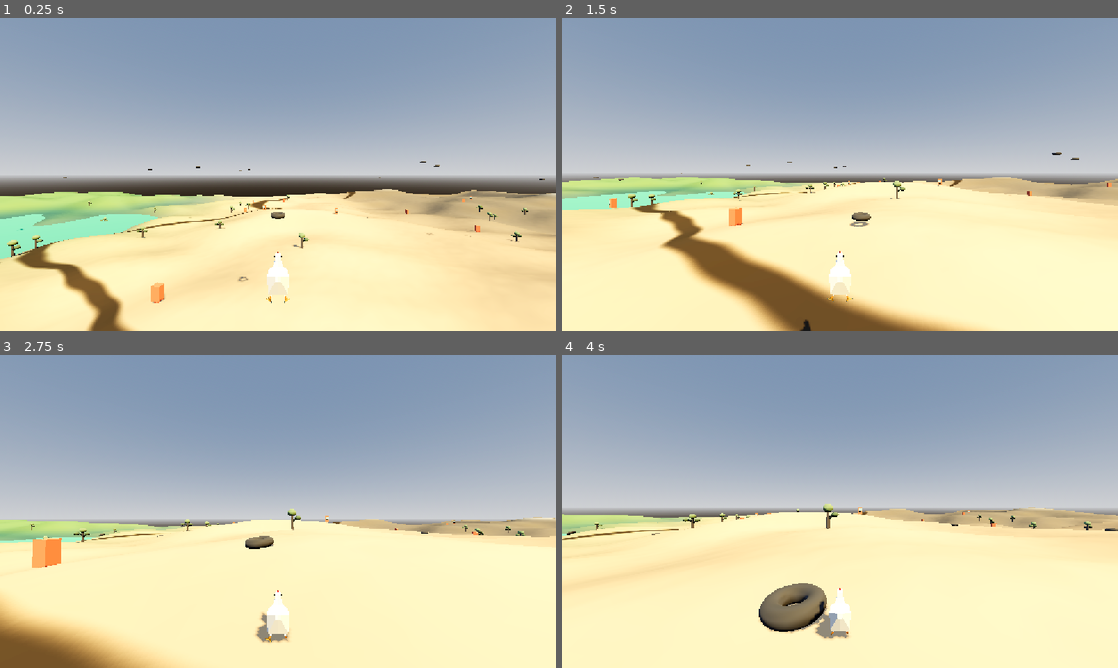
Above: before the commit, frames 1-4 (two rows, left to right).
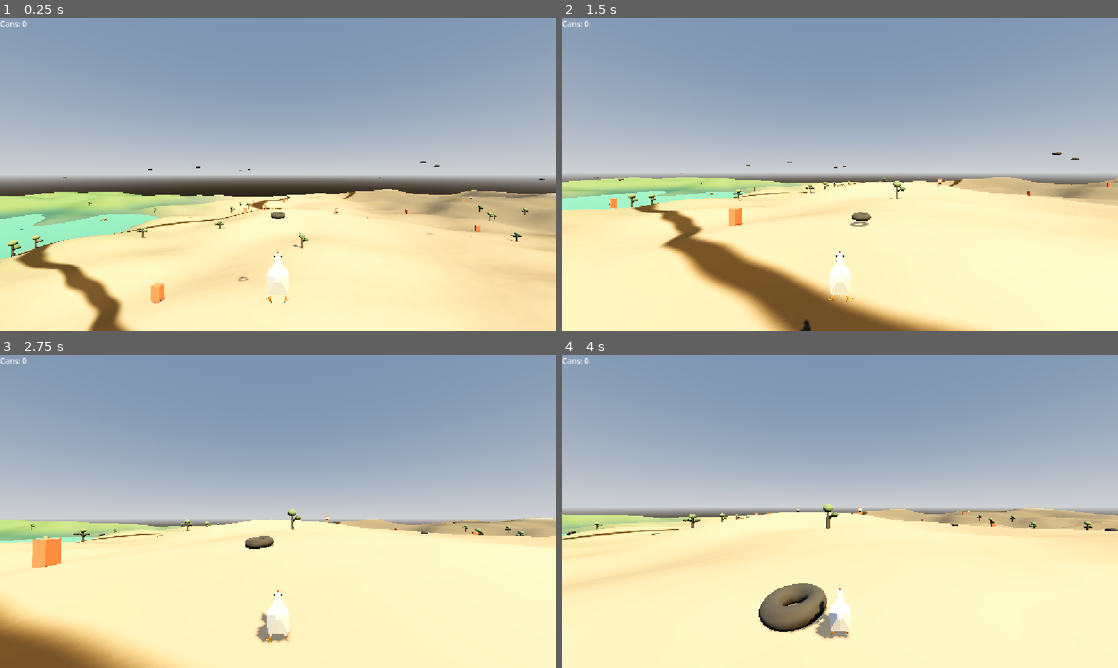
Above: after the commit, the same moments.

Repository: ayush3104/Apricity
Game: Godot game, scene res://main.tscn
Same seed, same stepped clock (60 frames per second), same inputs: the game is played once before the commit and once after it.
Inputs (mouse positions are in pixels of both pictures, inside the frame that each line leads up to):
- Up to frame 1 (0.25 s): no input
- Up to frame 2 (1.5 s): tap Enter (ui_accept) at 0.5, 0.77 s; move the mouse to (867, 174) at 0.52 s; hold E (interact, bound only after the commit) 0.53-1.28 s; hold Up (ui_up) from 0.53 s (still down); move the mouse to (812, 174) at 1.27 s; tap E (interact, bound only after the commit) at 1.35 s
- Up to frame 3 (2.75 s): keep holding Up (ui_up); tap Enter (ui_accept) at 1.52 s; move the mouse to (289, 505) at 2.02 s; hold E (interact, bound only after the commit) from 2.03 s (still down)
- Up to frame 4 (4 s): keep holding Up (ui_up); move the mouse to (834, 517) at 2.77 s; release E (interact, bound only after the commit) at 2.78 s; tap E (interact, bound only after the commit) at 2.85 s; tap Enter (ui_accept) at 3.02, 3.77 s; move the mouse to (878, 514) at 3.52 s; hold E (interact, bound only after the commit) from 3.53 s (still down)

The runs differ from the first frame. In frame 1, less than 0.1% of the frame differs, in the area x 0-5%, y 0-3%; in frame 2, less than 0.1%, in the area x 0-69%, y 0-60%; in frame 3, less than 0.1%; in frame 4, less than 0.1%.

Commit message:
a lot part 2
can collector hud

Diff:
--- /dev/null
+++ b/SodaCan.tscn
@@ -0,0 +1,27 @@
+[gd_scene format=3 uid="uid://cnev7irw5hvet"]
+
+[sub_resource type="CylinderShape3D" id="CylinderShape3D_uj04i"]
+height = 0.35
+radius = 0.12
+
+[sub_resource type="StandardMaterial3D" id="StandardMaterial3D_uj04i"]
+albedo_color = Color(0.45830935, 0.09981362, 0.1744222, 1)
+metallic = 0.3
+roughness = 0.5
+
+[sub_resource type="CylinderMesh" id="CylinderMesh_uj04i"]
+material = SubResource("StandardMaterial3D_uj04i")
+top_radius = 0.12
+bottom_radius = 0.12
+height = 0.35
+
+[node name="Node3D" type="Node3D" unique_id=1840418842]
+
+[node name="SodaCan" type="RigidBody3D" parent="." unique_id=1932353197]
+mass = 0.3
+
+[node name="CollisionShape3D" type="CollisionShape3D" parent="SodaCan" unique_id=1063902237]
+shape = SubResource("CylinderShape3D_uj04i")
+
+[node name="MeshInstance3D" type="MeshInstance3D" parent="SodaCan/CollisionShape3D" unique_id=1364284152]
+mesh = SubResource("CylinderMesh_uj04i")
--- a/candispen.gd
+++ b/candispen.gd
@@ -1,28 +1,63 @@
 extends StaticBody3D
 
 @export var can_scene: PackedScene
-@onready var dispense_point: Marker3D = get_node_or_null("DispensePoint")
-@onready var bump_zone: Area3D = get_node_or_null("BumpZone")
+@export var max_cans: int = 5
 
-var can_ready: bool = true
+@onready var interact_zone: Area3D = $InteractZone
+@onready var spawn_point: Marker3D = $CanSpawnPoint
+
+var player_nearby: bool = false
+var cans_remaining: int
 
 func _ready() -> void:
-	if bump_zone:
-		bump_zone.body_entered.connect(_on_bump)
+	cans_remaining = max_cans
+	interact_zone.body_entered.connect(_on_body_entered)
+	interact_zone.body_exited.connect(_on_body_exited)
 
-func _on_bump(body: Node3D) -> void:
-	if not can_ready or not (body is CharacterBody3D):
-		return
-	can_ready = false
-	dispense_can()
-	await get_tree().create_timer(1.2).timeout
-	can_ready = true
+func _is_player(body: Node) -> bool:
+	if body.is_in_group("player") or body.name == "Player":
+		return true
+	if body.get_parent() and (body.get_parent().is_in_group("player") or body.get_parent().name == "Player"):
+		return true
+	return false
+
+func _on_body_entered(body: Node3D) -> void:
+	if _is_player(body):
+		player_nearby = true
+
+func _on_body_exited(body: Node3D) -> void:
+	if _is_player(body):
+		player_nearby = false
+
+func _input(event: InputEvent) -> void:
+	if player_nearby and event.is_action_pressed("interact") and cans_remaining > 0:
+		dispense_can()
 
 func dispense_can() -> void:
-	if not can_scene or not dispense_point:
+	if not can_scene:
+		push_error("No valid PackedScene assigned to Can Scene!")
 		return
-	var can = can_scene.instantiate() as RigidBody3D
-	get_parent().add_child(can)
-	can.global_position = dispense_point.global_position
-	var shoot_dir = -global_transform.basis.z + Vector3.UP * 0.4
-	can.apply_central_impulse(shoot_dir * 4.0)
+
+	var can = can_scene.instantiate()
+	if not can:
+		push_error("Failed to instantiate Can Scene!")
+		return
+
+	cans_remaining -= 1
+
+	if spawn_point:
+		can.position = spawn_point.global_position
+	else:
+		can.position = global_position + Vector3(0.0, 0.5, 0.0)
+
+	get_tree().current_scene.add_child(can)
+
+	if can is RigidBody3D:
+		var eject_dir = -global_transform.basis.z + Vector3(0.0, 0.4, 0.0)
+		var jitter = Vector3(randf_range(-0.2, 0.2), 0.0, randf_range(-0.2, 0.2))
+		can.apply_central_impulse((eject_dir + jitter).normalized() * 3.5)
+		can.apply_torque_impulse(Vector3(
+			randf_range(-1.0, 1.0),
+			randf_range(-1.0, 1.0),
+			randf_range(-1.0, 1.0)
+		))
--- a/candispen.tscn
+++ b/candispen.tscn
@@ -1,6 +1,7 @@
 [gd_scene format=3 uid="uid://bburb61hdhg2y"]
 
 [ext_resource type="Script" uid="uid://6imaitbnyfl7" path="res://candispen.gd" id="1_vwaud"]
+[ext_resource type="PackedScene" uid="uid://c48lpsu5m3xay" path="res://soda_can.tscn" id="2_l756c"]
 
 [sub_resource type="StandardMaterial3D" id="StandardMaterial3D_jc63w"]
 albedo_color = Color(0.90588236, 0.43529412, 0.31764707, 1)
@@ -17,7 +18,6 @@
 
 [sub_resource type="StandardMaterial3D" id="StandardMaterial3D_vwaud"]
 albedo_color = Color(0.65882355, 0.85490197, 0.8627451, 1)
-metallic = 0.2
 roughness = 0.15
 
 [sub_resource type="BoxMesh" id="BoxMesh_p5viw"]
@@ -25,8 +25,7 @@
 size = Vector3(0.9, 0.8, 0.08)
 
 [sub_resource type="StandardMaterial3D" id="StandardMaterial3D_7h7mn"]
-albedo_color = Color(0.11764706, 0.11764706, 0.14117648, 1)
-roughness = 0.5
+albedo_color = Color(0, 0, 0, 1)
 
 [sub_resource type="BoxMesh" id="BoxMesh_jc63w"]
 material = SubResource("StandardMaterial3D_7h7mn")
@@ -35,8 +34,12 @@
 [sub_resource type="BoxShape3D" id="BoxShape3D_jc63w"]
 size = Vector3(1.4, 1, 1.3)
 
+[sub_resource type="BoxShape3D" id="BoxShape3D_7h7mn"]
+size = Vector3(2, 2, 2.5)
+
 [node name="CANDISPEN" type="StaticBody3D" unique_id=2020047030]
 script = ExtResource("1_vwaud")
+can_scene = ExtResource("2_l756c")
 
 [node name="MeshInstance3D" type="MeshInstance3D" parent="." unique_id=969415346]
 transform = Transform3D(1, 0, 0, 0, 1, 0, 0, 0, 1, 0, 1.1, 0)
@@ -70,3 +73,12 @@
 [node name="CollisionShape3D" type="CollisionShape3D" parent="DispenserPoint/bumpzone" unique_id=465239611]
 transform = Transform3D(1, 0, 0, 0, 1, 0, 0, 0, 1, 0, 1, 0)
 shape = SubResource("BoxShape3D_jc63w")
+
+[node name="InteractZone" type="Area3D" parent="." unique_id=1479310577]
+
+[node name="CollisionShape3D" type="CollisionShape3D" parent="InteractZone" unique_id=344614510]
+transform = Transform3D(1, 0, 0, 0, 1, 0, 0, 0, 1, 0, 0.6684685, 0.51380277)
+shape = SubResource("BoxShape3D_7h7mn")
+
+[node name="CanSpawnPoint" type="Marker3D" parent="." unique_id=1680265357]
+transform = Transform3D(1, 0, 0, 0, 1, 0, 0, 0, 1, 0, 0.6554505, 0.51605296)
--- /dev/null
+++ b/game_manager.gd
@@ -0,0 +1,8 @@
+extends Node
+
+var cans_collected: int = 0
+signal can_count_updated(new_count: int)
+
+func add_can() -> void:
+	cans_collected += 1
+	can_count_updated.emit(cans_collected)
--- /dev/null
+++ b/hud.gd
@@ -0,0 +1,10 @@
+extends Control
+
+@onready var can_label: Label = $CanLabel
+
+func _ready() -> void:
+	GameManager.can_count_updated.connect(_update_ui)
+	_update_ui(GameManager.cans_collected)
+
+func _update_ui(count: int) -> void:
+	can_label.text = "Cans: %d" % count
--- /dev/null
+++ b/hud.tscn
@@ -0,0 +1,23 @@
+[gd_scene format=3 uid="uid://jfph2h5a027r"]
+
+[ext_resource type="Script" uid="uid://7a3m8l6w4xga" path="res://hud.gd" id="1_37p78"]
+
+[sub_resource type="LabelSettings" id="LabelSettings_uj04i"]
+
+[node name="HUD" type="Control" unique_id=1428359978]
+layout_mode = 3
+anchors_preset = 15
+anchor_right = 1.0
+anchor_bottom = 1.0
+grow_horizontal = 2
+grow_vertical = 2
+script = ExtResource("1_37p78")
+
+[node name="CanLabel" type="Label" parent="." unique_id=312400545]
+layout_mode = 0
+offset_right = 40.0
+offset_bottom = 23.0
+theme_override_font_sizes/font_size = 28
+text = "Cans : 0"
+label_settings = SubResource("LabelSettings_uj04i")
+horizontal_alignment = 2
--- a/main.tscn
+++ b/main.tscn
@@ -10,6 +10,7 @@
 [ext_resource type="PackedScene" uid="uid://dylwnvm4h7fqx" path="res://ScrapeTree.tscn" id="8_kek77"]
 [ext_resource type="PackedScene" uid="uid://d5djn8120ncy" path="res://Spacetree.tscn" id="9_kek77"]
 [ext_resource type="PackedScene" uid="uid://bjue2um2j38fl" path="res://Tire.tscn" id="10_4c57u"]
+[ext_resource type="PackedScene" uid="uid://jfph2h5a027r" path="res://hud.tscn" id="11_efxa6"]
 
 [sub_resource type="ProceduralSkyMaterial" id="ProceduralSkyMaterial_7h7mn"]
 
@@ -159,3 +160,5 @@
 [node name="OasisWater" type="MeshInstance3D" parent="." unique_id=569821380]
 transform = Transform3D(1, 0, 0, 0, 1, 0, 0, 0, 1, -80, 3.5, -80)
 mesh = SubResource("PlaneMesh_p5viw")
+
+[node name="HUD" parent="." unique_id=1428359978 instance=ExtResource("11_efxa6")]
--- a/player.gd
+++ b/player.gd
@@ -8,44 +8,46 @@
 @onready var spring_arm: SpringArm3D = $SpringArm3D
 
 func _ready() -> void:
-	# Lock and hide the mouse cursor for 3D camera control
 	Input.mouse_mode = Input.MOUSE_MODE_CAPTURED
 
-func _unhandled_input(event: InputEvent) -> void:
-	# Press ESC to release or re-capture the mouse
+func _input(event: InputEvent) -> void:
+	# Toggle mouse lock with Escape
 	if event.is_action_pressed("ui_cancel"):
 		if Input.mouse_mode == Input.MOUSE_MODE_CAPTURED:
 			Input.mouse_mode = Input.MOUSE_MODE_VISIBLE
 		else:
 			Input.mouse_mode = Input.MOUSE_MODE_CAPTURED
 
-	# Rotate camera with mouse
+	# Rotate camera and player with mouse
 	if event is InputEventMouseMotion and Input.mouse_mode == Input.MOUSE_MODE_CAPTURED:
-		# Rotate body left/right (yaw)
 		rotate_y(-event.relative.x * MOUSE_SENSITIVITY)
-		# Tilt spring arm up/down (pitch) with limits
-		spring_arm.rotate_x(-event.relative.y * MOUSE_SENSITIVITY)
-		spring_arm.rotation.x = clamp(spring_arm.rotation.x, deg_to_rad(-65.0), deg_to_rad(45.0))
+		if spring_arm:
+			spring_arm.rotate_x(-event.relative.y * MOUSE_SENSITIVITY)
+			spring_arm.rotation.x = clamp(spring_arm.rotation.x, deg_to_rad(-65.0), deg_to_rad(45.0))
 
 func _physics_process(delta: float) -> void:
 	var in_water = global_position.y < WATER_LEVEL
 
 	if in_water:
+		# Buoyancy: smoothly lift the chicken to water surface and apply drag
 		var depth = WATER_LEVEL - global_position.y
 		velocity.y = lerp(velocity.y, depth * 6.0, delta * 8.0)
 		velocity.x *= 0.88
 		velocity.z *= 0.88
 
+		# Hop/paddle out of water
 		if Input.is_action_just_pressed("ui_accept"):
 			velocity.y = JUMP_VELOCITY * 0.85
 	else:
+		# Normal falling gravity
 		if not is_on_floor():
 			velocity += get_gravity() * delta
 
+		# Jump on solid ground
 		if Input.is_action_just_pressed("ui_accept") and is_on_floor():
 			velocity.y = JUMP_VELOCITY
 
-	# Movement relative to the player's current facing direction
+	# Movement relative to the player's facing direction
 	var input_dir := Input.get_vector("ui_left", "ui_right", "ui_up", "ui_down")
 	var direction := (transform.basis * Vector3(input_dir.x, 0, input_dir.y)).normalized()
 
@@ -59,10 +61,11 @@
 
 	move_and_slide()
 
-	# Push RigidBodies (Junk / Cans / Tires)
+	# Push RigidBodies (Cans, Tires, Junk)
 	for i in get_slide_collision_count():
 		var c = get_slide_collision(i)
-		if c.get_collider() is RigidBody3D:
+		var collider = c.get_collider()
+		if collider is RigidBody3D:
 			var push_dir = -c.get_normal()
 			var push_force = 4.0
-			c.get_collider().apply_central_impulse(push_dir * push_force)
+			collider.apply_central_impulse(push_dir * push_force)
--- a/project.godot
+++ b/project.godot
@@ -14,6 +14,10 @@
 run/main_scene="uid://dr1mlxy5ql50t"
 config/features=PackedStringArray("4.7", "Forward Plus")
 config/icon="res://icon.svg"
+
+[autoload]
+
+GameManager="*uid://bpl35cgb3276h"
 
 [display]
 
@@ -54,6 +58,11 @@
 , Object(InputEventKey,"resource_local_to_scene":false,"resource_name":"","device":-1,"window_id":0,"alt_pressed":false …(183 unchanged characters)…
 ]
 }
+interact={
+"deadzone": 0.2,
+"events": [Object(InputEventKey,"resource_local_to_scene":false,"resource_name":"","device":-1,"window_id":0,"alt_pressed":false,"shift_pressed":false,"ctrl_pressed":false,"meta_pressed":false,"pressed":false,"keycode":0,"physical_keycode":69,"key_label":0,"unicode":101,"location":0,"echo":false,"script":null)
+]
+}
 
 [physics]
 
--- /dev/null
+++ b/soda_can.gd
@@ -0,0 +1,27 @@
+extends RigidBody3D
+
+@onready var pickup_zone: Area3D = get_node_or_null("PickupZone")
+var is_collected: bool = false
+
+func _ready() -> void:
+	if pickup_zone:
+		pickup_zone.body_entered.connect(_on_body_entered)
+	else:
+		# Fallback: Create pickup area dynamically if missing from the scene
+		var area = Area3D.new()
+		var col = CollisionShape3D.new()
+		var shape = SphereShape3D.new()
+		shape.radius = 0.5
+		col.shape = shape
+		area.add_child(col)
+		add_child(area)
+		area.body_entered.connect(_on_body_entered)
+
+func _on_body_entered(body: Node3D) -> void:
+	if is_collected:
+		return
+
+	if body.is_in_group("player") or body.name == "Player" or (body.get_parent() and body.get_parent().is_in_group("player")):
+		is_collected = true
+		GameManager.add_can()
+		queue_free()
--- /dev/null
+++ b/soda_can.tscn
@@ -0,0 +1,38 @@
+[gd_scene format=3 uid="uid://c48lpsu5m3xay"]
+
+[ext_resource type="Script" uid="uid://xw051yg2qdky" path="res://soda_can.gd" id="1_qnfci"]
+
+[sub_resource type="CylinderShape3D" id="CylinderShape3D_uj04i"]
+height = 0.35
+radius = 0.12
+
+[sub_resource type="StandardMaterial3D" id="StandardMaterial3D_uj04i"]
+albedo_color = Color(0.45830935, 0.09981362, 0.1744222, 1)
+metallic = 0.3
+roughness = 0.5
+
+[sub_resource type="CylinderMesh" id="CylinderMesh_uj04i"]
+material = SubResource("StandardMaterial3D_uj04i")
+top_radius = 0.12
+bottom_radius = 0.12
+height = 0.35
+
+[sub_resource type="SphereShape3D" id="SphereShape3D_uj04i"]
+radius = 0.35
+
+[node name="Node3D" type="RigidBody3D" unique_id=1521081628]
+script = ExtResource("1_qnfci")
+
+[node name="SodaCan" type="RigidBody3D" parent="." unique_id=1932353197]
+mass = 0.3
+
+[node name="CollisionShape3D" type="CollisionShape3D" parent="SodaCan" unique_id=1063902237]
+shape = SubResource("CylinderShape3D_uj04i")
+
+[node name="MeshInstance3D" type="MeshInstance3D" parent="SodaCan/CollisionShape3D" unique_id=1364284152]
+mesh = SubResource("CylinderMesh_uj04i")
+
+[node name="PickupZone" type="Area3D" parent="SodaCan" unique_id=313379784]
+
+[node name="CollisionShape3D" type="CollisionShape3D" parent="SodaCan/PickupZone" unique_id=2139129767]
+shape = SubResource("SphereShape3D_uj04i")
--- a/tire.gd
+++ b/tire.gd
@@ -7,5 +7,5 @@
 
 
 # Called every frame. 'delta' is the elapsed time since the previous frame.
-func _process(delta: float) -> void:
+func _process(_delta: float) -> void:
 	pass
Not shown, added: game_manager.gd.uid
Not shown, added: hud.gd.uid
Not shown, added: soda_can.gd.uid
